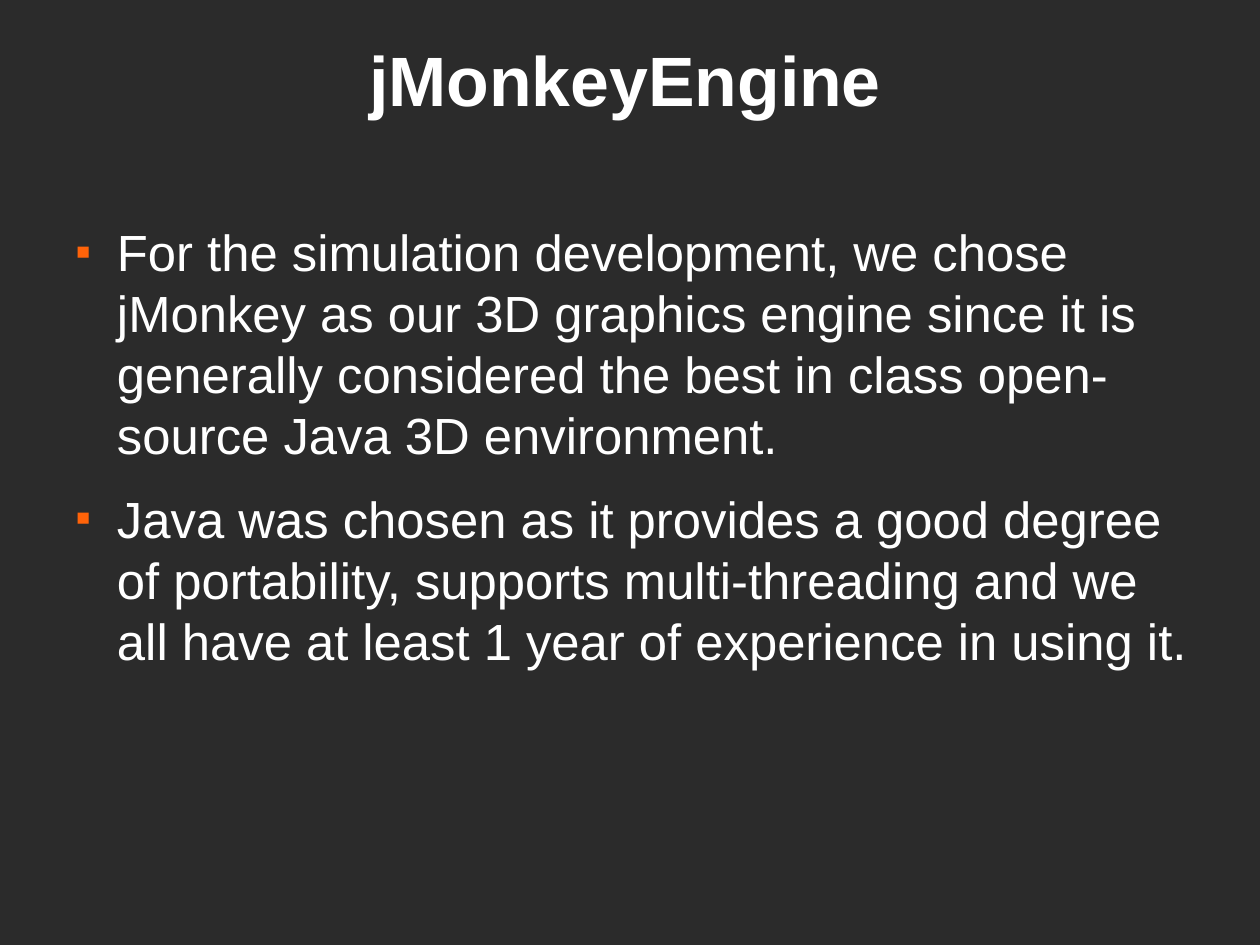
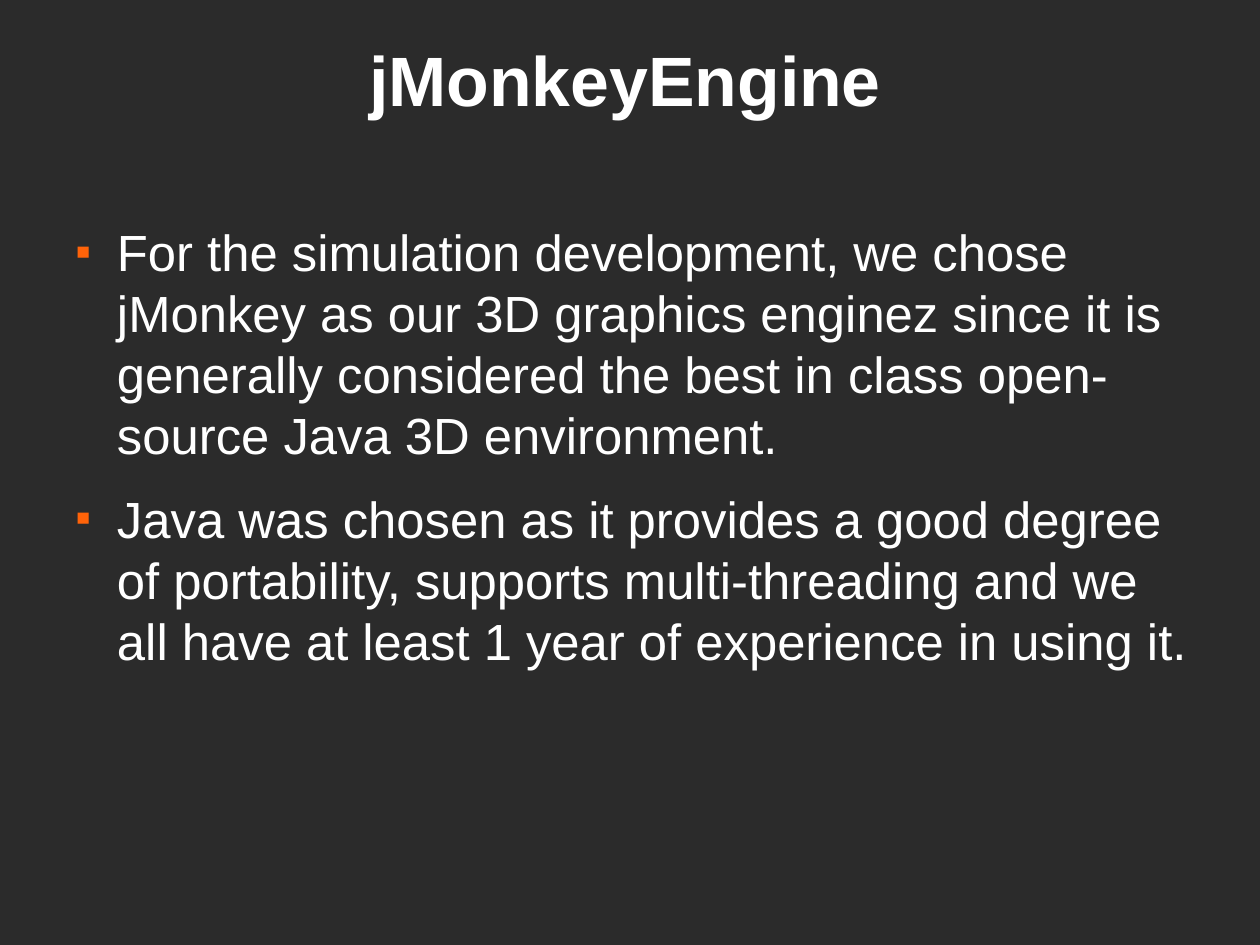
Before and after one commit to dantomosoiu/teamproject, a slide deck: slide 16 of Presentation/TeamProjectPresentationv7.odp. Drawn at 1260x945 pixels with LibreOffice and Linux fonts; fonts in the diff are those of the drawing; background and template pictures are left out; a plain dark background stands for a picture behind light text. Boxes give left, top, right and bottom in pixels: in the first picture for what was removed or moved away, otherwise in the second. Text is boxed around its words. In the diff, an @@ line names an element or a change of style, - is before the commit and + after.

```diff
--- a/Presentation/TeamProjectPresentationv7.odp
+++ b/Presentation/TeamProjectPresentationv7.odp
@@ text at [117, 234, 1162, 455]: text changed @@
-■ For the simulation development, we chose jMonkey as our 3D graphics engine since it is generally considered the best in class open-source Java 3D environment.
+■ For the simulation development, we chose jMonkey as our 3D graphics enginez since it is generally considered the best in class open-source Java 3D environment.
```
Also in this commit, not shown: 3 other files.
